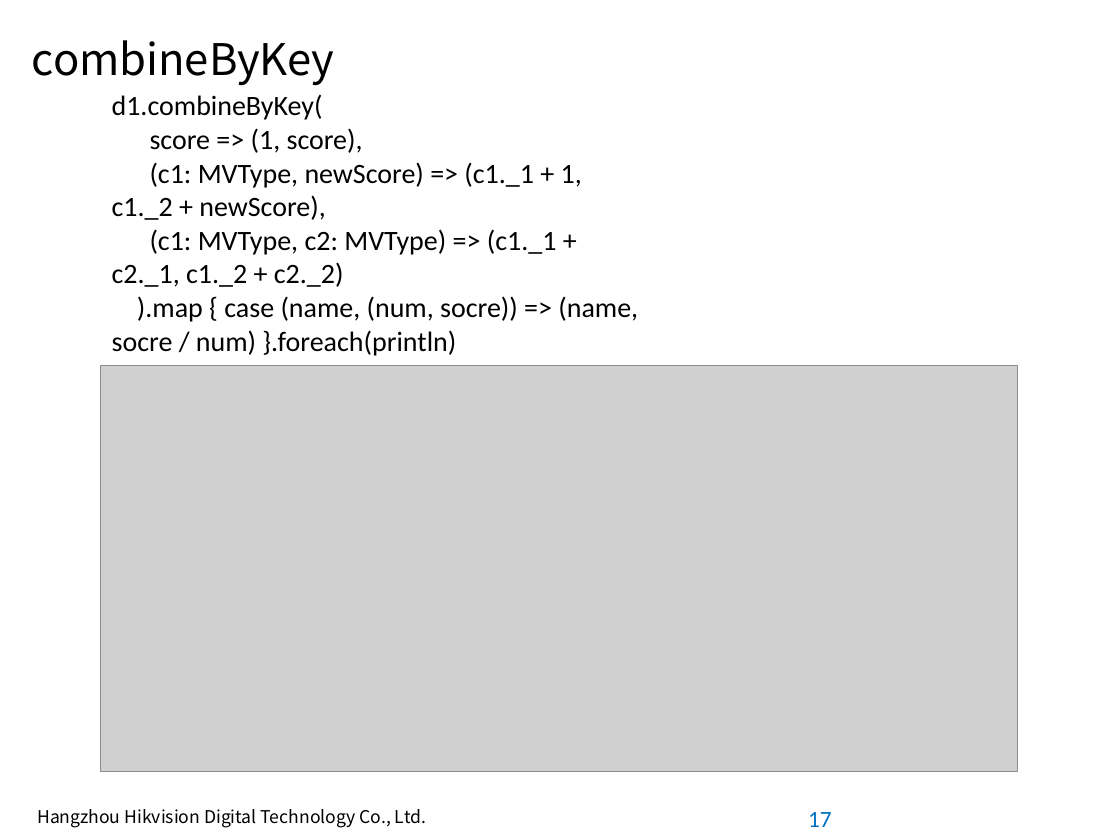
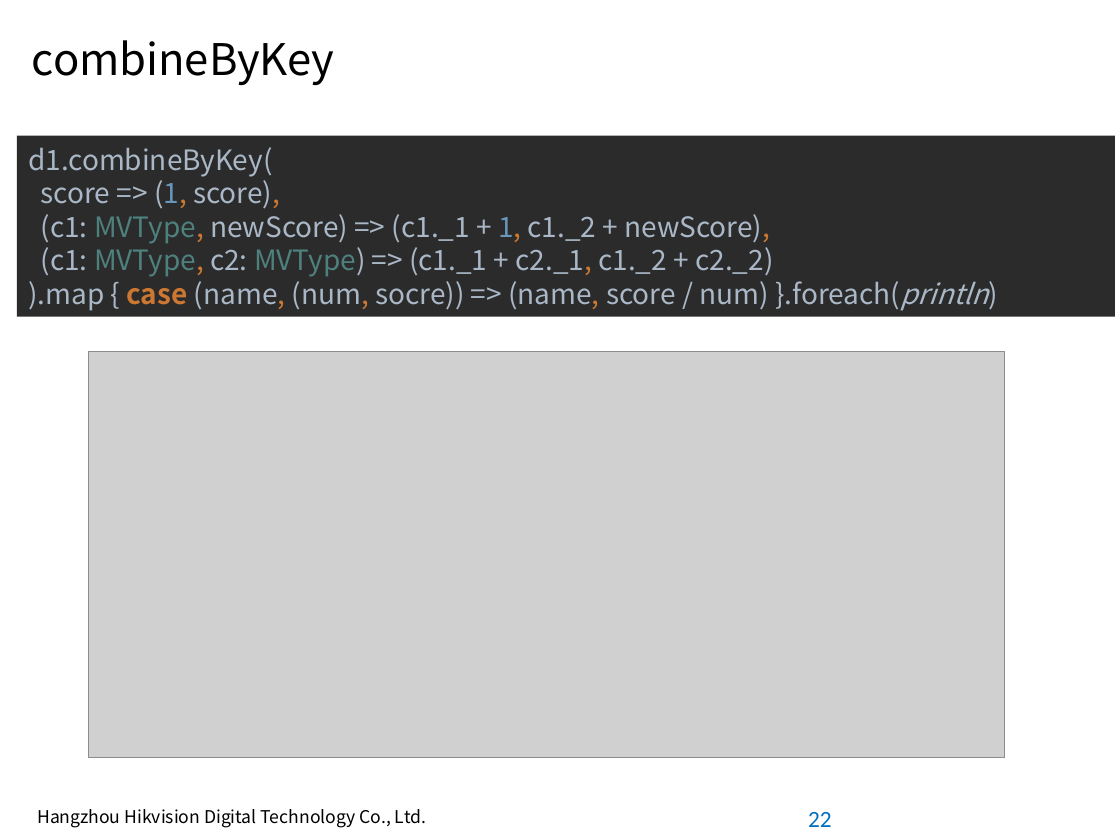
Before and after one commit to pcalpha/Learning, a slide deck: slide 22 of Scala/Spark常用算子.pptx (slide 17 before the commit). Drawn at 1120x840 pixels with LibreOffice and Linux fonts; fonts in the diff are those of the drawing; grey boxes stand for pictures; background and template pictures are left out. Boxes give left, top, right and bottom in pixels: in the first picture for what was removed or moved away, otherwise in the second. Text is boxed around its words. In the diff, an @@ line names an element or a change of style, - is before the commit and + after.

```diff
--- a/Scala/Spark常用算子.pptx
+++ b/Scala/Spark常用算子.pptx
@@ rectangle "d1.combineByKey( score => (1, score), ...": place and size @@
-rectangle "d1.combineByKey( score => (1, score), ..." at [112, 94, 638, 356]
+rectangle "d1.combineByKey( score => (1, score), ..." at [17, 136, 1114, 317]
@@ rectangle "d1.combineByKey( score => (1, score), ..." at [17, 136, 1114, 317]: vertical alignment top to middle; fill none to #2B2B2B @@
@@ text in rectangle at [28, 147, 988, 311]: text changed; font Calibri to Noto Sans CJK SC; text colour #000000 to #A9B7C6 @@
-d1.combineByKey(
-score => (1, score),
-(c1: MVType, newScore) => (c1._1 + 1, c1._2 + newScore),
-(c1: MVType, c2: MVType) => (c1._1 + c2._1, c1._2 + c2._2)
-).map { case (name, (num, socre)) => (name, socre / num) }.foreach(println)
+d1.combineByKey(
+score => (1, score),
+(c1: MVType, newScore) => (c1._1 + 1, c1._2 + newScore),
+(c1: MVType, c2: MVType) => (c1._1 + c2._1, c1._2 + c2._2)
+).map { case (name, (num, socre)) => (name, score / num) }.foreach(println)
@@ picture: place and size @@
-picture at [101, 365, 1017, 772]
+picture at [88, 352, 1005, 758]
@@ page number at [808, 812, 832, 827]: text changed @@
-17
+22
```
Also in this commit, not shown: 8 other slides changed, 13 slides added, 8 slides removed.
